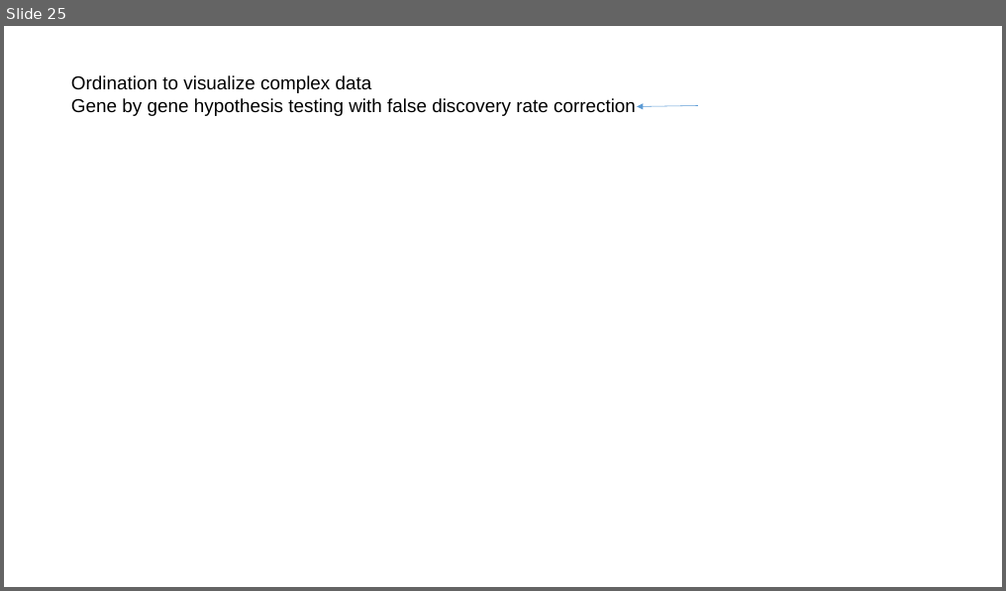
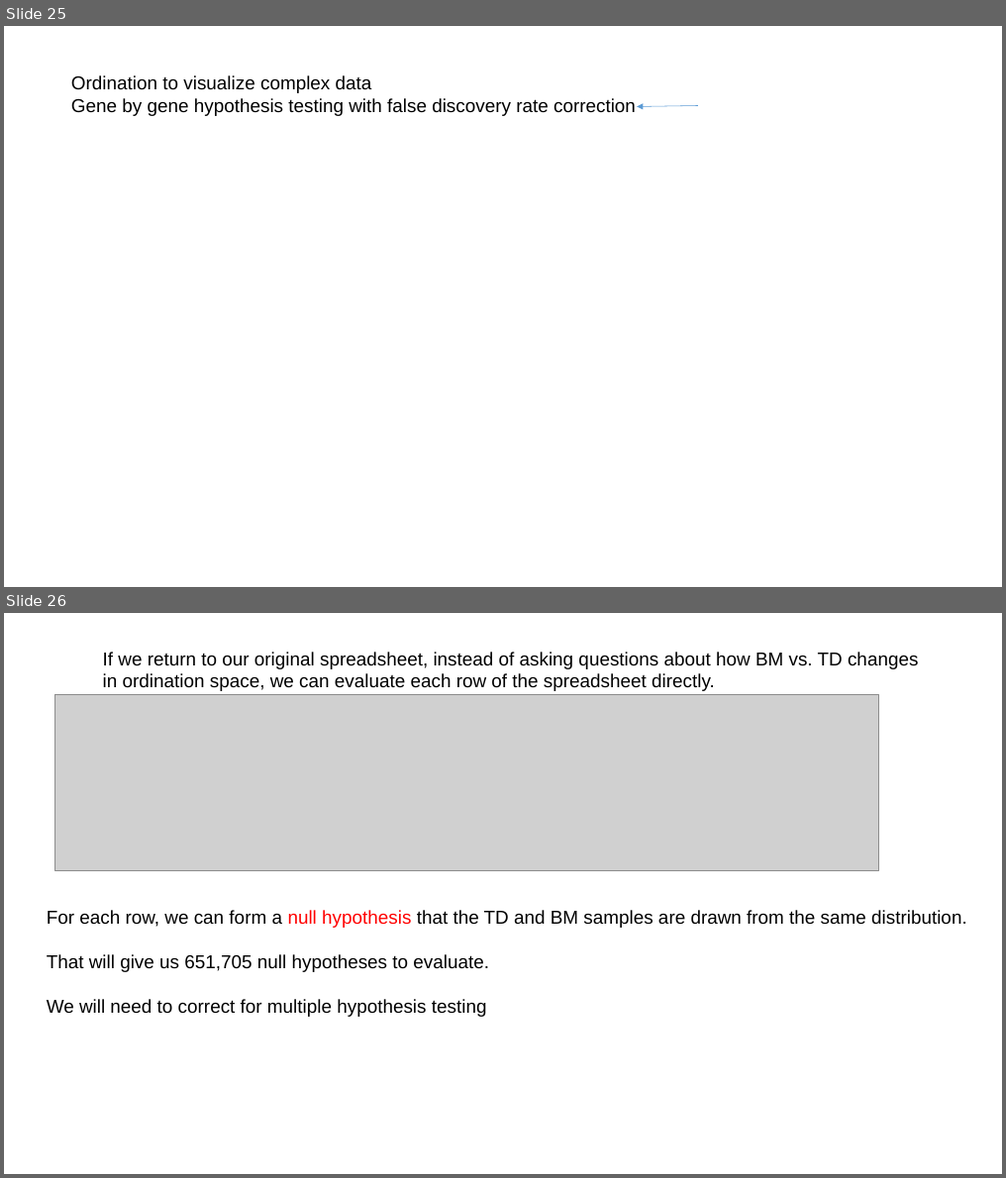
Before and after one commit to afodor/afodor.github.io, a slide deck: classes/ChapelHill2016/ChapelHillWorkshop_Fodor.pptx. Shown one above the other, each under a label of ours: slide 25 before the commit, slides 25 and 26 after it. The pictures are 1006x591 and 1006x1178 pixels, drawn with LibreOffice and Linux fonts; fonts in the diff are those of the drawing; grey boxes stand for pictures. Boxes give left, top, right and bottom in pixels: in the first picture for what was removed or moved away, otherwise in the second. Text is boxed around its words. In the diff, an @@ line names an element or a change of style, - is before the commit and + after.

```diff
--- a/classes/ChapelHill2016/ChapelHillWorkshop_Fodor.pptx
+++ b/classes/ChapelHill2016/ChapelHillWorkshop_Fodor.pptx
@@ slide 26 added at (4, 613, 1002, 1174), background #FFFFFF @@
@@ text added at (103, 652, 918, 691), 18 pt, text #000000 @@
+If we return to our original spreadsheet, instead of asking questions about how BM vs. TD changes
+in ordination space, we can evaluate each row of the spreadsheet directly.
@@ picture added at (55, 694, 880, 870) @@
@@ text added at (47, 910, 967, 1017), 18 pt, text #000000 @@
+For each row, we can form a null hypothesis that the TD and BM samples are drawn from the same distribution.
+That will give us 651,705 null hypotheses to evaluate.
+We will need to correct for multiple hypothesis testing
```
Also in this commit, not shown: 8 other slides added.
